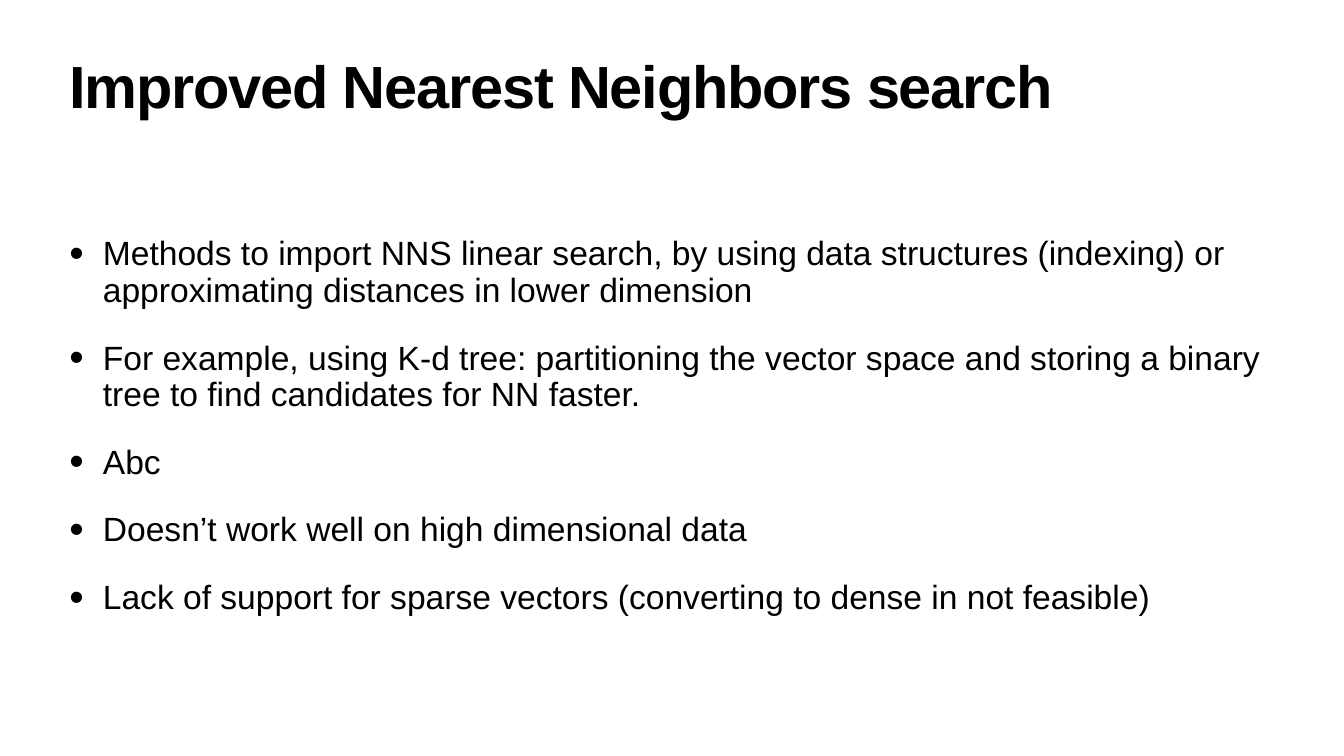
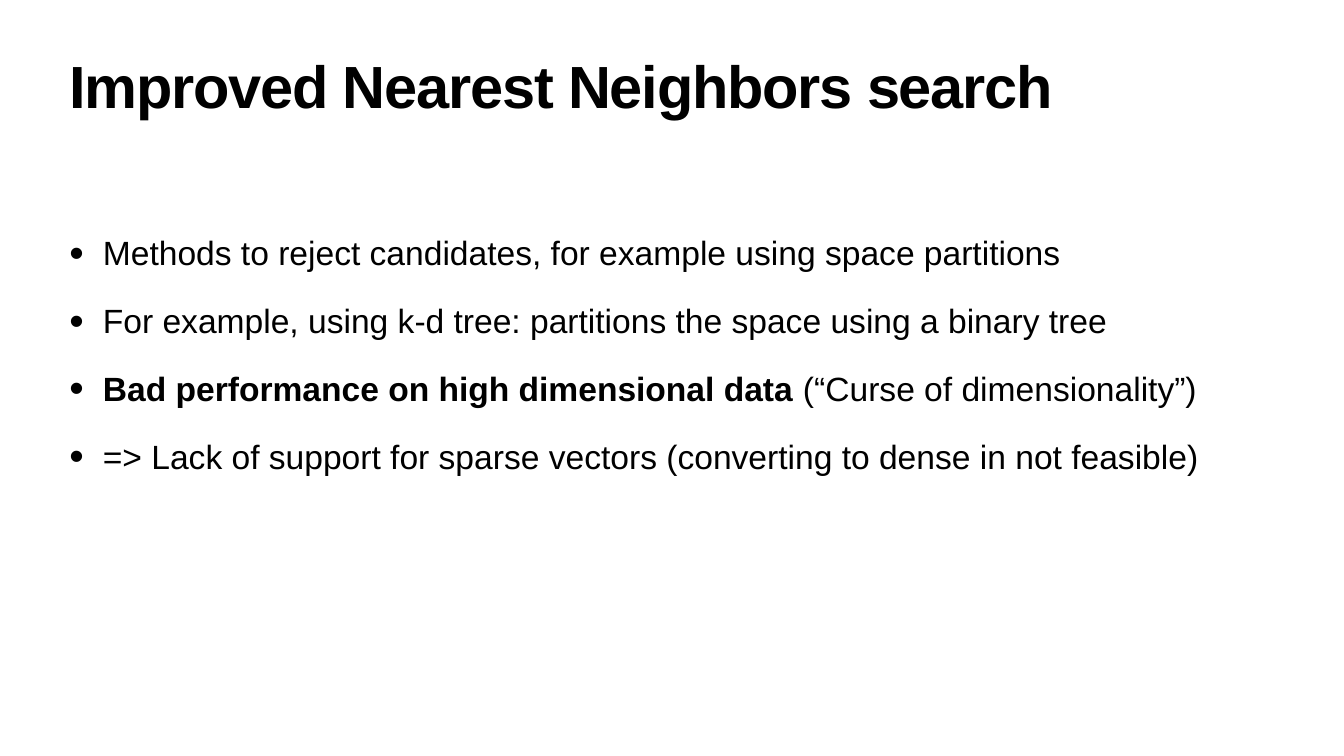
Before and after one commit to snirlugassy/data-science-lab-project, a slide deck: slide 10 of Industry Mapping.pptx (slide 9 before the commit). Drawn at 1344x756 pixels with LibreOffice and Linux fonts; fonts in the diff are those of the drawing. Boxes give left, top, right and bottom in pixels: in the first picture for what was removed or moved away, otherwise in the second. Text is boxed around its words. In the diff, an @@ line names an element or a change of style, - is before the commit and + after.

```diff
--- a/Industry Mapping.pptx
+++ b/Industry Mapping.pptx
@@ text at (103, 240, 1198, 475): text changed @@
-• Methods to import NNS linear search, by using data structures (indexing) or approximating distances in lower dimension
-• For example, using K-d tree: partitioning the vector space and storing a binary tree to find candidates for NN faster.
-• Abc
-• Doesn’t work well on high dimensional data
-• Lack of support for sparse vectors (converting to dense in not feasible)
+• Methods to reject candidates, for example using space partitions
+• For example, using k-d tree: partitions the space using a binary tree
+• Bad performance on high dimensional data (“Curse of dimensionality”)
+• => Lack of support for sparse vectors (converting to dense in not feasible)
```
Also in this commit, not shown: 6 other slides changed, 11 slides added, 3 slides removed, 2 other files.
